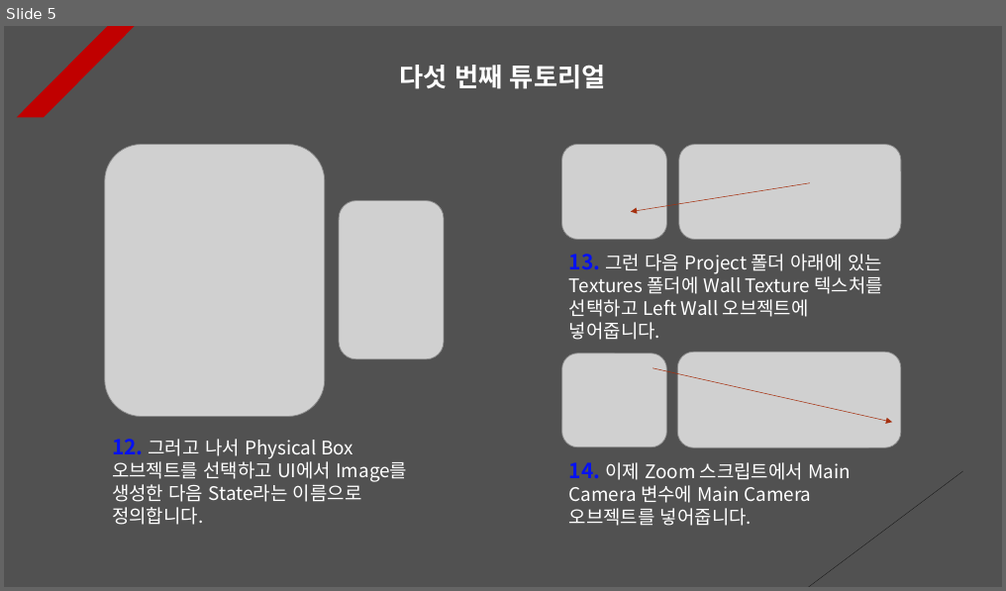
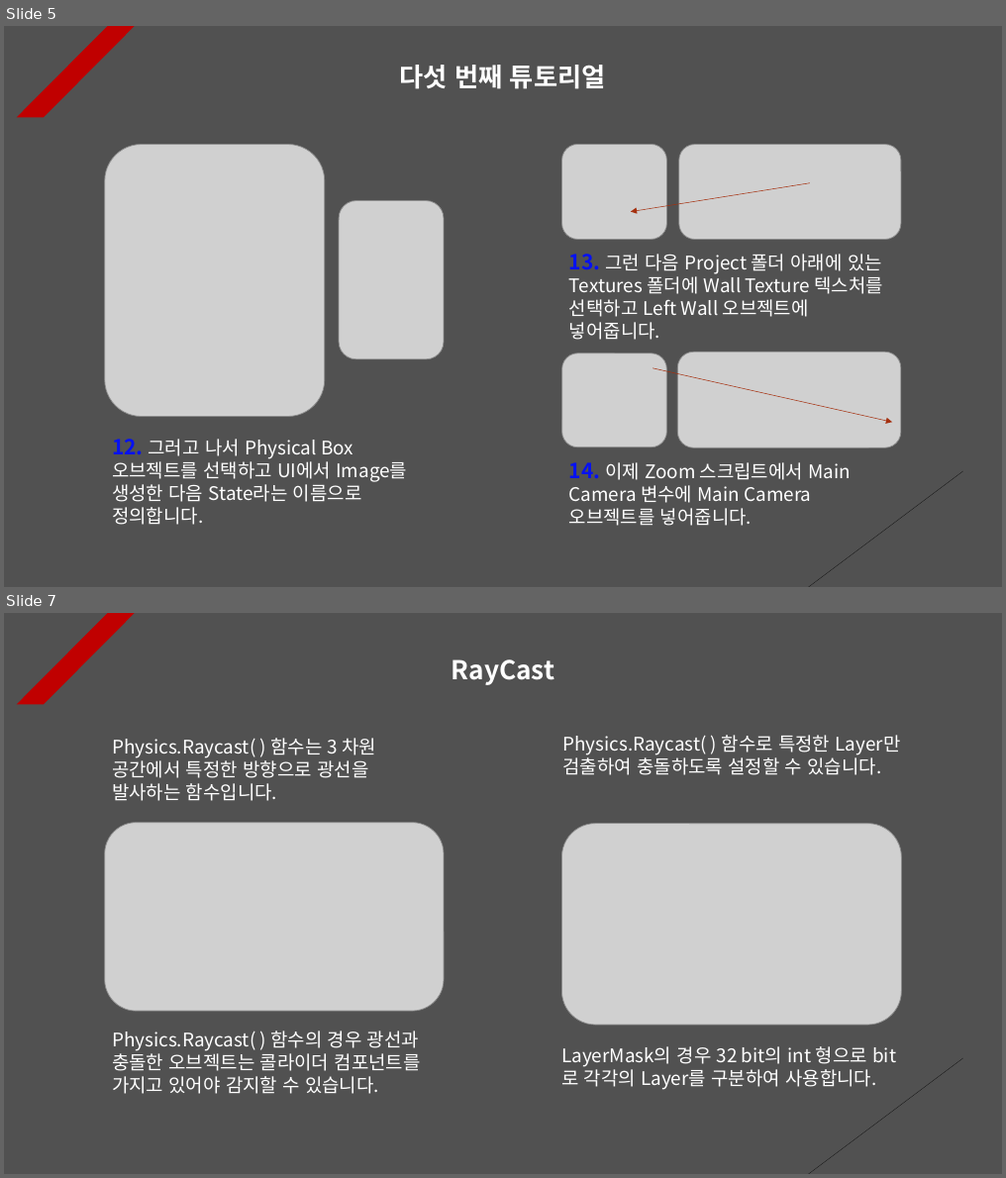
Before and after one commit to Unity2033/3D-UnityEngine, a slide deck: Assets/Class/Mouse Function/PPT Data/Mouse Example.pptx. Shown one above the other, each under a label of ours: slide 5 before the commit, slides 5 and 7 after it; the slides between them are not shown. The pictures are 1006x591 and 1006x1178 pixels, drawn with LibreOffice and Linux fonts; fonts in the diff are those of the drawing; grey boxes stand for pictures. Boxes give left, top, right and bottom in pixels: in the first picture for what was removed or moved away, otherwise in the second. Text is boxed around its words. In the diff, an @@ line names an element or a change of style, - is before the commit and + after.

```diff
--- a/Assets/Class/Mouse Function/PPT Data/Mouse Example.pptx
+++ b/Assets/Class/Mouse Function/PPT Data/Mouse Example.pptx
@@ slide 7 added at bbox=[4, 613, 1002, 1174], background #515151; not listed: 2 template elements that a slide beside it also shows @@
@@ text added at bbox=[451, 660, 554, 685], 25 pt, text #FFFFFF, bold @@
+RayCast
@@ text added at bbox=[112, 738, 377, 801], 18 pt, text #FFFFFF @@
+Physics.Raycast( ) 함수는 3 차원 공간에서 특정한 방향으로 광선을 발사하는 함수입니다.
@@ text added at bbox=[562, 735, 901, 775], 18 pt, text #FFFFFF @@
+Physics.Raycast( ) 함수로 특정한 Layer만 검출하여 충돌하도록 설정할 수 있습니다.
@@ picture added at bbox=[105, 823, 445, 1011] @@
@@ picture added at bbox=[561, 823, 902, 1025] @@
@@ text added at bbox=[112, 1031, 421, 1094], 18 pt, text #FFFFFF @@
+Physics.Raycast( ) 함수의 경우 광선과 충돌한 오브젝트는 콜라이더 컴포넌트를 가지고 있어야 감지할 수 있습니다.
@@ text added at bbox=[561, 1047, 876, 1090], 18 pt, text #FFFFFF @@
+LayerMask의 경우 32 bit의 int 형으로 bit로 각각의 Layer를 구분하여 사용합니다.
```
Also in this commit, not shown: 3 slides changed, 1 slide removed, 48 other files.
